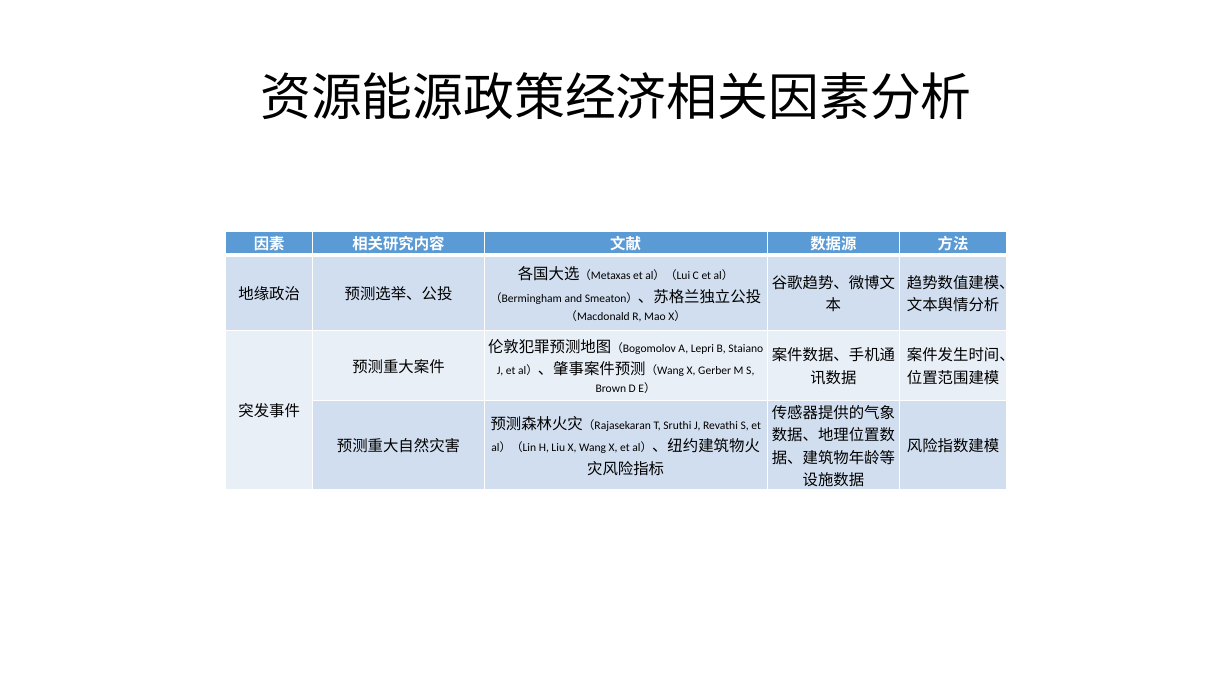
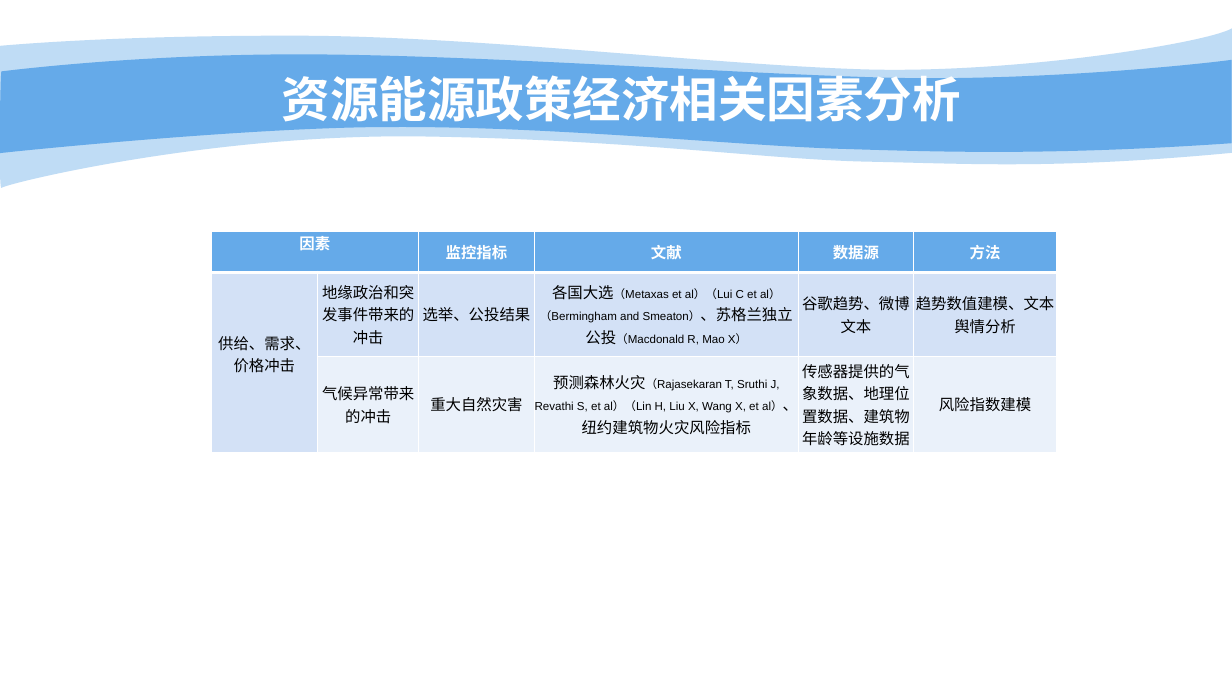
Before and after one commit to bwriteLeaf/writing, a slide deck: slide 13 of 报告写作/2018-3-8汇报ppt.pptx (slide 8 before the commit). Drawn at 1232x693 pixels with LibreOffice and Linux fonts; fonts in the diff are those of the drawing; background and template pictures are left out. Boxes give left, top, right and bottom in pixels: in the first picture for what was removed or moved away, otherwise in the second. Text is boxed around its words. In the diff, an @@ line names an element or a change of style, - is before the commit and + after.

```diff
--- a/报告写作/2018-3-8汇报ppt.pptx
+++ b/报告写作/2018-3-8汇报ppt.pptx
@@ freeform shape added at (0, 29, 1232, 192), fill #65AAE9 at 41% opacity @@
@@ freeform shape added at (0, 54, 1232, 155), fill #65AAE9 @@
@@ title "资源能源政策经济相关因素分析": place and size @@
-title "资源能源政策经济相关因素分析" at (260, 72, 971, 119)
+title "资源能源政策经济相关因素分析" at (282, 68, 961, 129)
@@ title "资源能源政策经济相关因素分析" at (282, 68, 961, 129): size 39.6 to 37.8 pt, font Calibri to Noto Sans CJK SC, text colour #000000 to #FFFFFF, bold on; line spacing 0.9 to 1 @@
@@ table at (211, 231, 1055, 452) @@
-因素 | 相关研究内容 | 文献 | 数据源 | 方法
-地缘政治 | 预测选举、公投 | 各国大选（Metaxas et al）（Lui C et al）（Bermingham and Smeaton）、苏格兰独立公投（Macdonald R, Mao X） | 谷歌趋势、微博文本 | 趋势数值建模、文本舆情分析
-突发事件 | 预测重大案件 | 伦敦犯罪预测地图（Bogomolov A, Lepri B, Staiano J, et al）、肇事案件预测（Wang X, Gerber M S, Brown D E） | 案件数据、手机通讯数据 | 案件发生时间、位置范围建模
- | 预测重大自然灾害 | 预测森林火灾（Rajasekaran T, Sruthi J, Revathi S, et al）（Lin H, Liu X, Wang X, et al）、纽约建筑物火灾风险指标 | 传感器提供的气象数据、地理位置数据、建筑物年龄等设施数据 | 风险指数建模
+因素 |  | 监控指标 | 文献 | 数据源 | 方法
+供给、需求、价格冲击 | 地缘政治和突发事件带来的冲击 | 选举、公投结果 | 各国大选（Metaxas et al）（Lui C et al）（Bermingham and Smeaton）、苏格兰独立公投（Macdonald R, Mao X） | 谷歌趋势、微博文本 | 趋势数值建模、文本舆情分析
+ | 气候异常带来的冲击 | 重大自然灾害 | 预测森林火灾（Rajasekaran T, Sruthi J, Revathi S, et al）（Lin H, Liu X, Wang X, et al）、纽约建筑物火灾风险指标 | 传感器提供的气象数据、地理位置数据、建筑物年龄等设施数据 | 风险指数建模
@@ table: place and size @@
-table at (226, 231, 1007, 494)
+table at (211, 231, 1055, 452)
```
Also in this commit, not shown: 78 other slides changed, 5 slides added.
